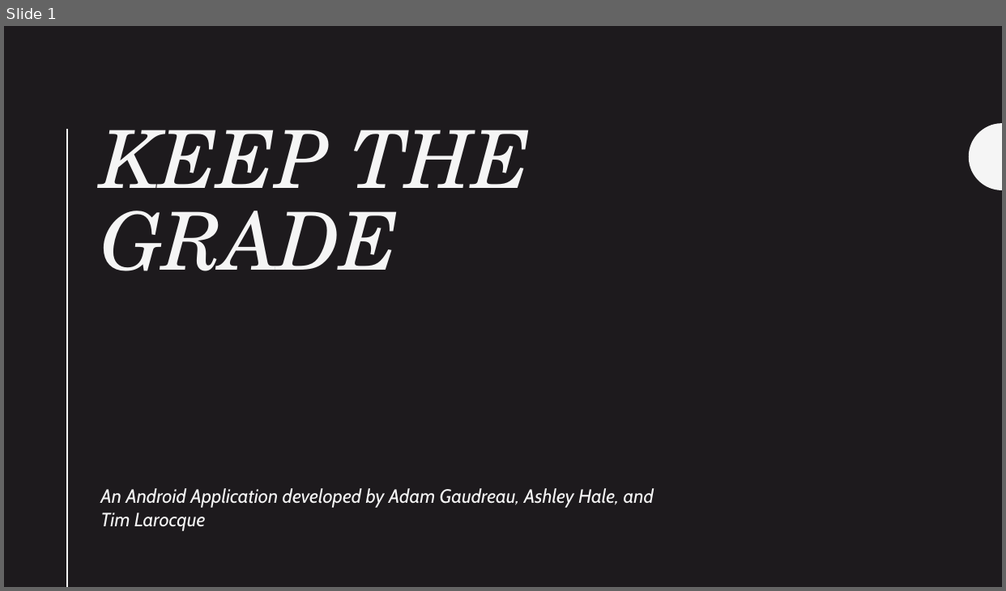
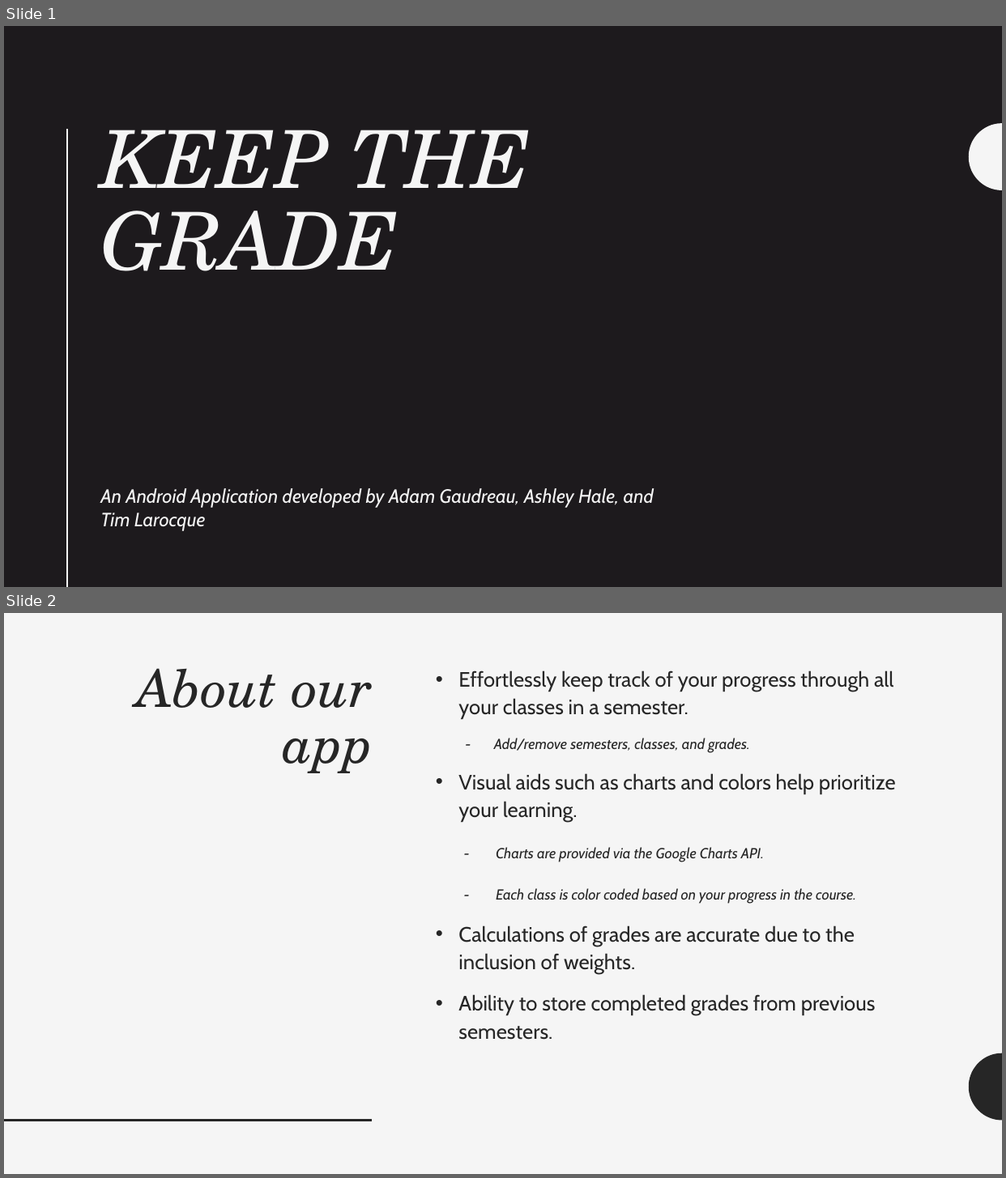
Before and after one commit to uml-app1-2016/Keep-the-Grade, a slide deck: Presentation.pptx. Shown one above the other, each under a label of ours: slide 1 before the commit, slides 1 and 2 after it. The pictures are 1006x591 and 1006x1178 pixels, drawn with LibreOffice and Linux fonts; fonts in the diff are those of the drawing. Boxes give left, top, right and bottom in pixels: in the first picture for what was removed or moved away, otherwise in the second. Text is boxed around its words. In the diff, an @@ line names an element or a change of style, - is before the commit and + after.

```diff
--- a/Presentation.pptx
+++ b/Presentation.pptx
@@ slide 2 added at box(4, 613, 1002, 1174), background #F5F5F5 @@
@@ title added at box(136, 668, 373, 773), 50 pt, text #262626, italic @@
+About our app
@@ text added at box(458, 671, 896, 1040), 20 pt, text #262626 @@
+• Effortlessly keep track of your progress through all your classes in a semester.
+                - Add/remove semesters, classes, and grades.
+                • Visual aids such as charts and colors help prioritize your learning.
+                - Charts are provided via the Google Charts API.
+                - Each class is color coded based on your progress in the course.
+                • Calculations of grades are accurate due to the inclusion of weights.
+                • Ability to store completed grades from previous semesters.
@@ freeform shape added at box(969, 1053, 1002, 1121), fill #262626 @@
@@ line added from (4, 1121) to (373, 1121), #262626 2 pt @@
```
Also in this commit, not shown: 11 other slides added.
